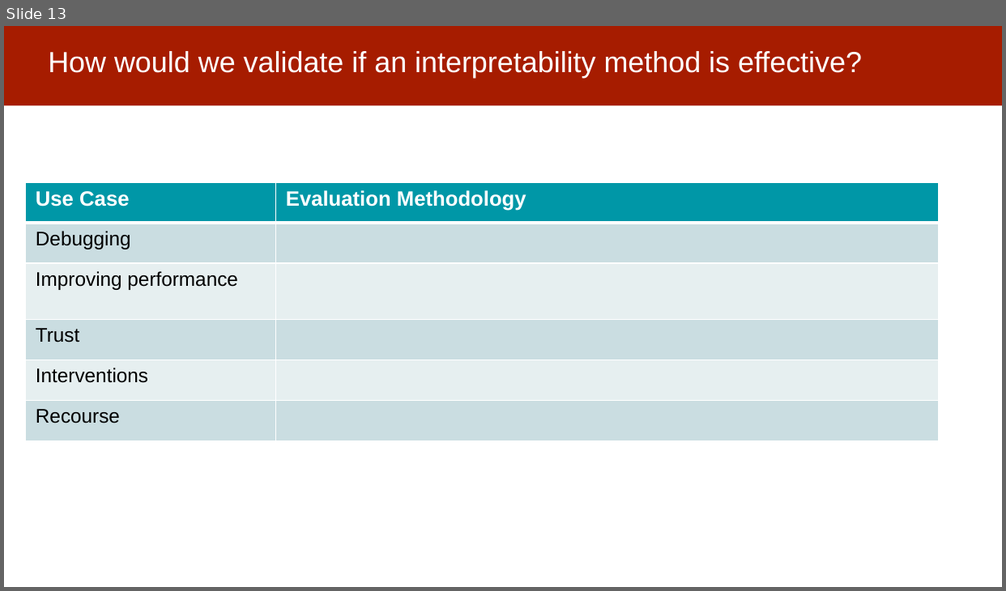
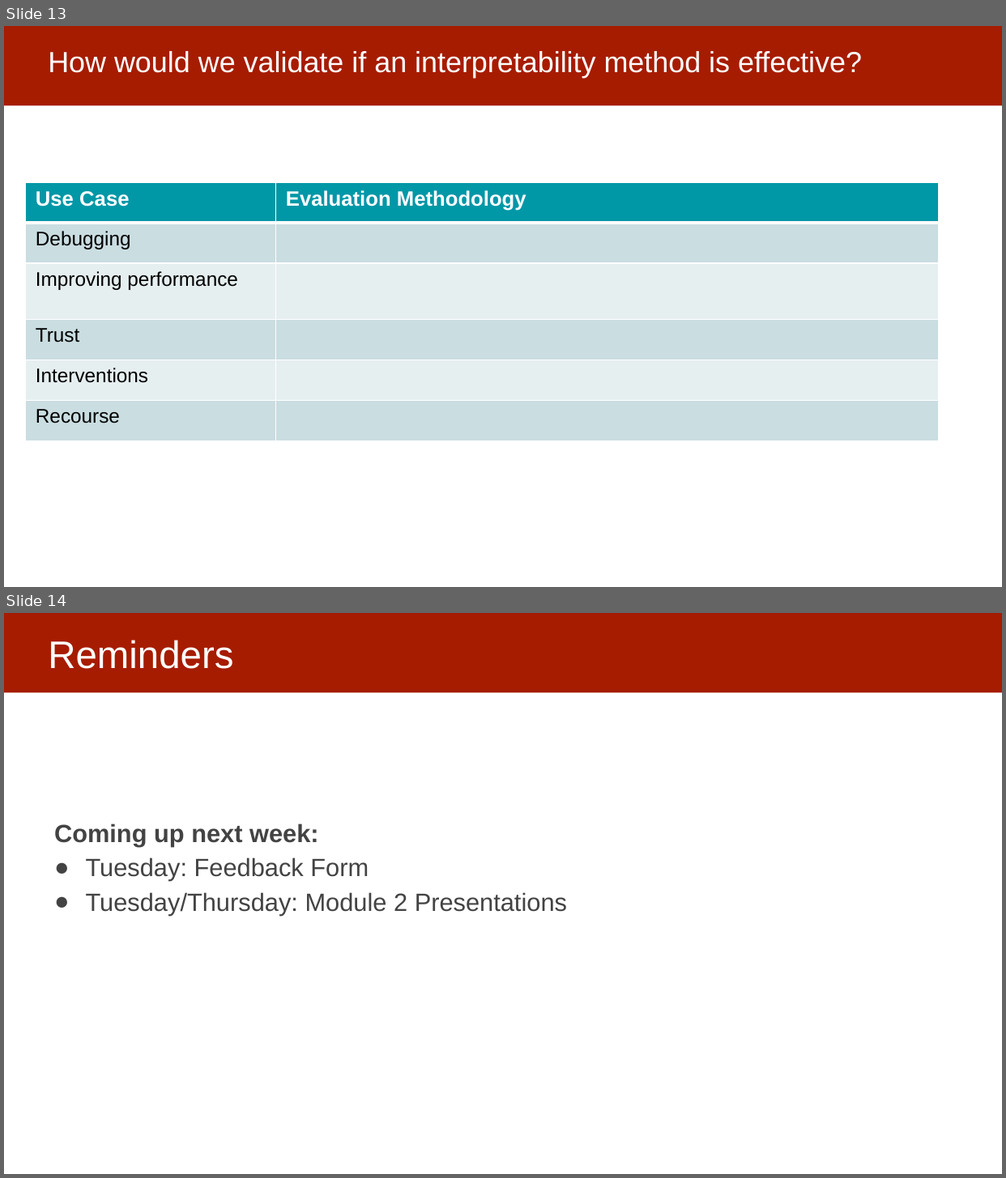
Before and after one commit to dssg/MLinPractice, a slide deck: Lectures/Lecture13-InterpretabilityOverview.pptx. Shown one above the other, each under a label of ours: slide 13 before the commit, slides 13 and 14 after it. The pictures are 1006x591 and 1006x1178 pixels, drawn with LibreOffice and Linux fonts; fonts in the diff are those of the drawing. Boxes give left, top, right and bottom in pixels: in the first picture for what was removed or moved away, otherwise in the second. Text is boxed around its words. In the diff, an @@ line names an element or a change of style, - is before the commit and + after.

```diff
--- a/Lectures/Lecture13-InterpretabilityOverview.pptx
+++ b/Lectures/Lecture13-InterpretabilityOverview.pptx
@@ slide 14 added at bbox=[4, 613, 1002, 1174], background #FFFFFF; not listed: 1 template element that a slide beside it also shows @@
@@ title added at bbox=[48, 640, 233, 669], 37 pt, text #FFFFFF @@
+Reminders
@@ text added at bbox=[54, 824, 567, 915], 24 pt, text #434343 @@
+Coming up next week:
+● Tuesday: Feedback Form
+● Tuesday/Thursday: Module 2 Presentations
```
Also in this commit, not shown: 2 slides changed.
